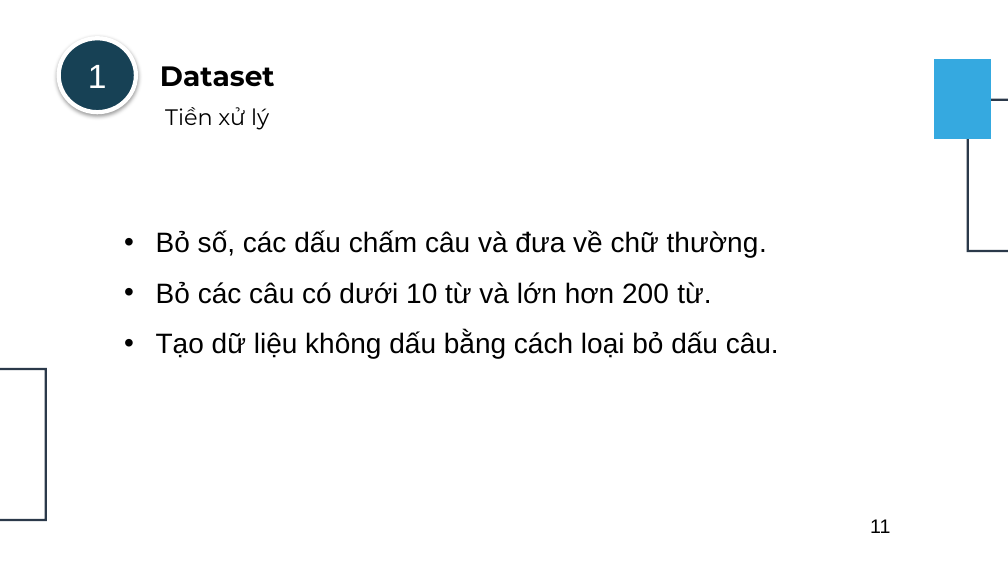
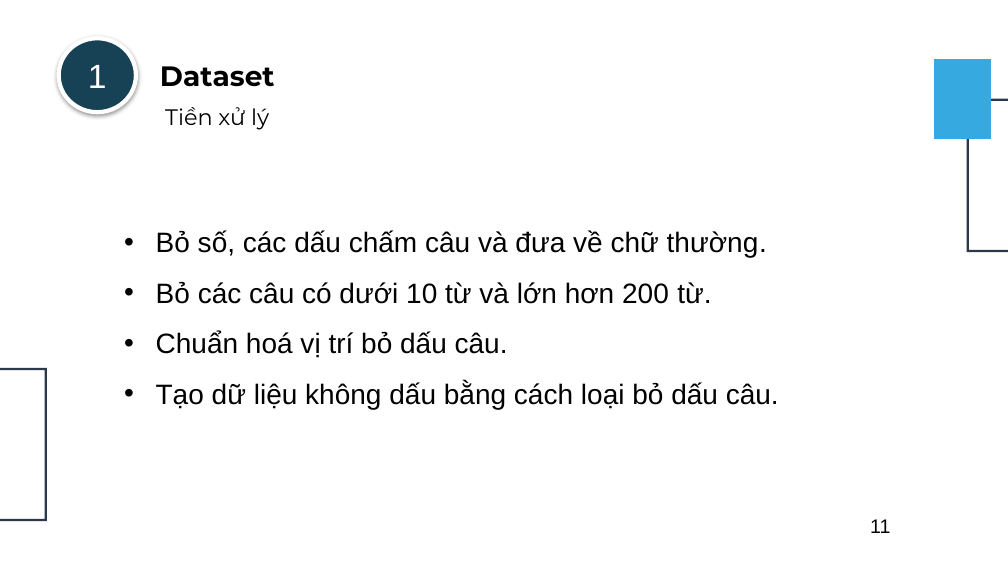
Before and after one commit to VNOpenAI/ai-doctor, a slide deck: slide 11 of static/slides/vnopenai-vn-accent.pptx. Drawn at 1008x567 pixels with LibreOffice and Linux fonts; fonts in the diff are those of the drawing. Boxes give left, top, right and bottom in pixels: in the first picture for what was removed or moved away, otherwise in the second. Text is boxed around its words. In the diff, an @@ line names an element or a change of style, - is before the commit and + after.

```diff
--- a/static/slides/vnopenai-vn-accent.pptx
+++ b/static/slides/vnopenai-vn-accent.pptx
@@ text at (156, 331, 508, 358): paragraph added @@
+• Chuẩn hoá vị trí bỏ dấu câu.
```
Also in this commit, not shown: 3 other slides changed, 5 slides added, 8 other files.
